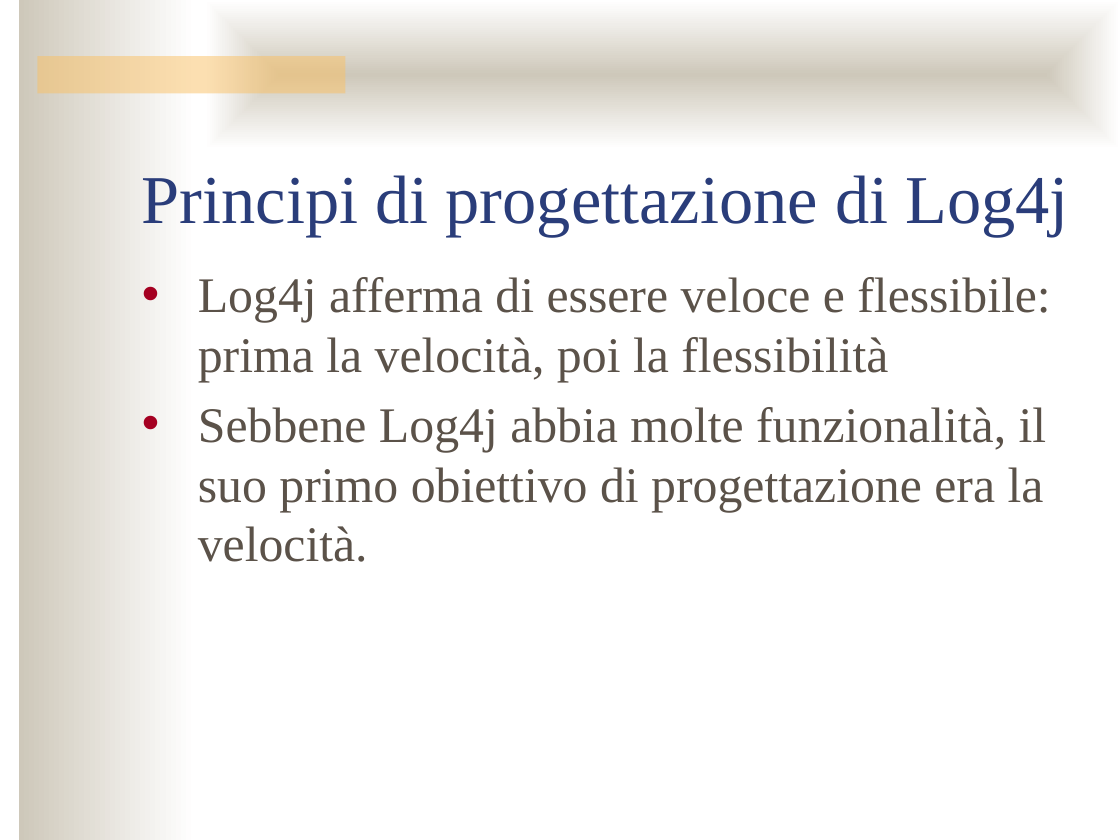
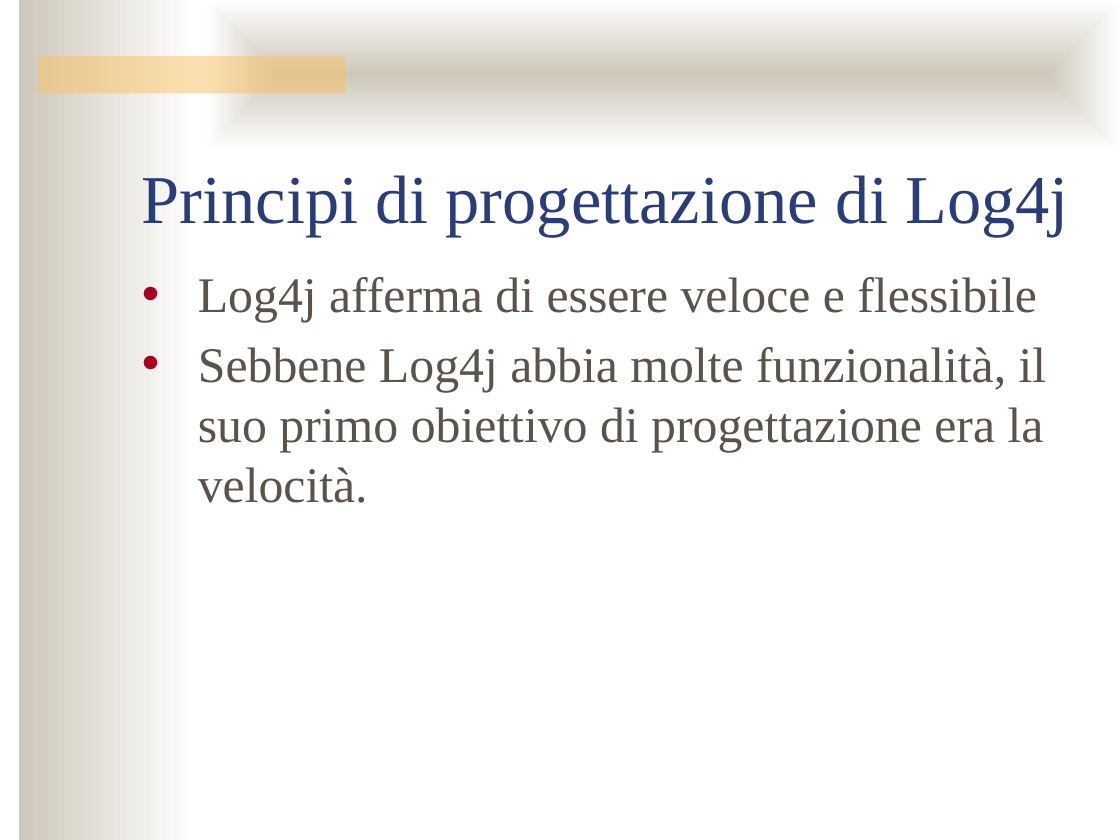
Before and after one commit to AlessandroS94/Software_Quality, a slide deck: slide 10 of Day 1/slide/log4j.pptx. Drawn at 1120x840 pixels with LibreOffice and Linux fonts; fonts in the diff are those of the drawing; background and template pictures are left out. Boxes give left, top, right and bottom in pixels: in the first picture for what was removed or moved away, otherwise in the second. Text is boxed around its words. In the diff, an @@ line names an element or a change of style, - is before the commit and + after.

```diff
--- a/Day 1/slide/log4j.pptx
+++ b/Day 1/slide/log4j.pptx
@@ text at <box>198,277,1036,322</box>: text changed @@
-• Log4j afferma di essere veloce e flessibile: prima la velocità, poi la flessibilità
+• Log4j afferma di essere veloce e flessibile
```
Also in this commit, not shown: 1 other slide changed, 19 other files.
